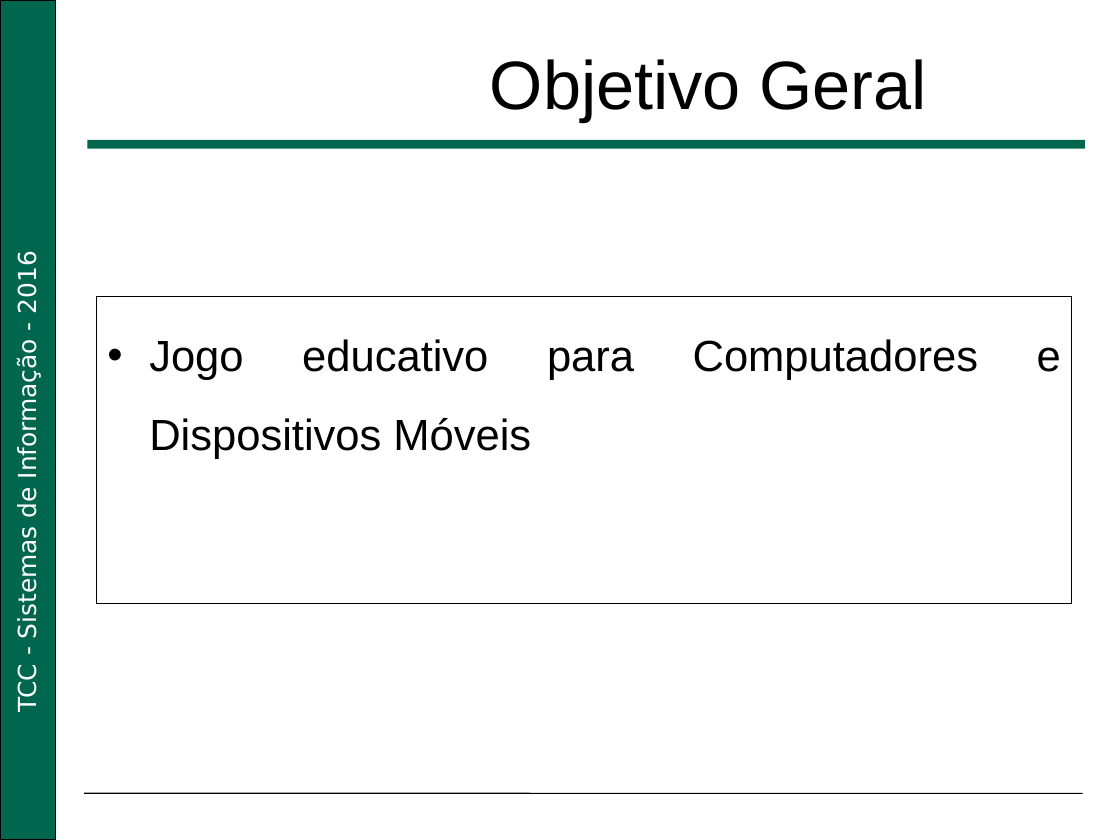
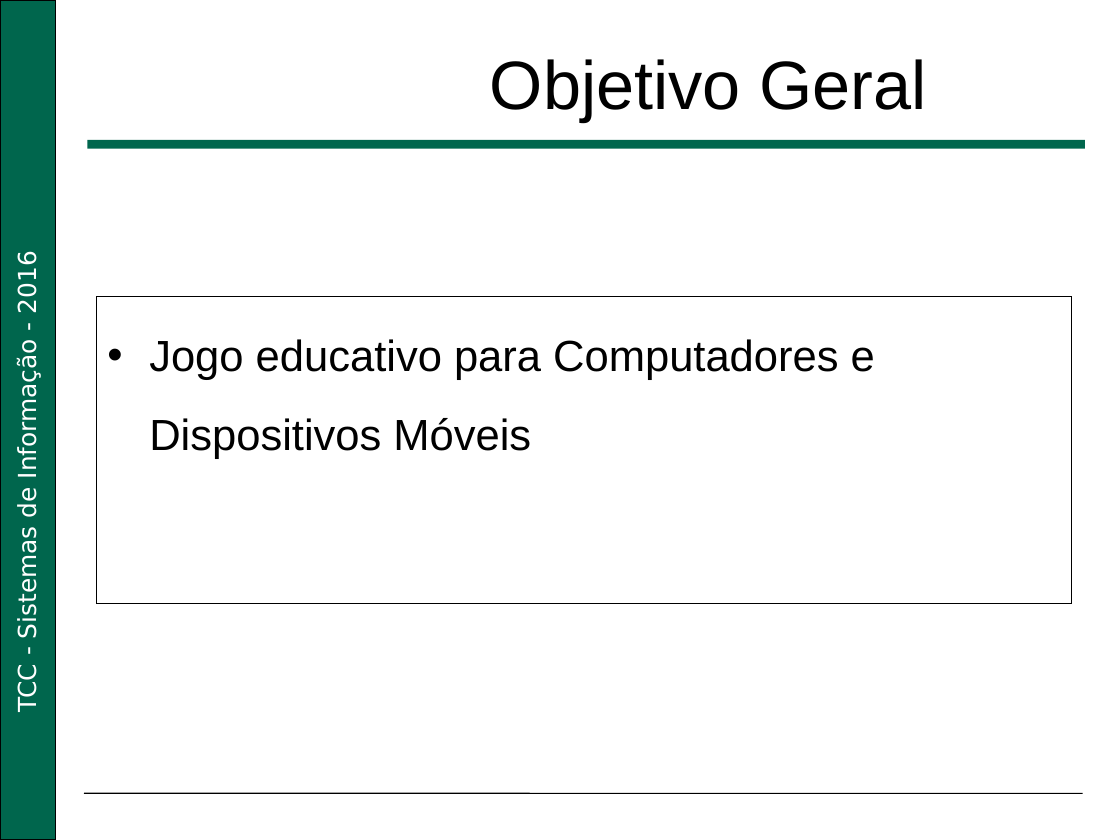
Before and after one commit to PauloRenato4/Jogo-Educativo-TCC-2016, a slide deck: slide 3 of Slides/Jogo Educativo.pptx (slide 2 before the commit). Drawn at 1120x840 pixels with LibreOffice and Linux fonts; fonts in the diff are those of the drawing; background and template pictures are left out. Boxes give left, top, right and bottom in pixels: in the first picture for what was removed or moved away, otherwise in the second. Text is boxed around its words. In the diff, an @@ line names an element or a change of style, - is before the commit and + after.

```diff
--- a/Slides/Jogo Educativo.pptx
+++ b/Slides/Jogo Educativo.pptx
@@ rectangle "Jogo educativo para Computadores e ..." at [96,297,1072,604]: alignment justified to left @@
```
Also in this commit, not shown: 6 other slides changed, 2 slides added, 1 slide removed.
